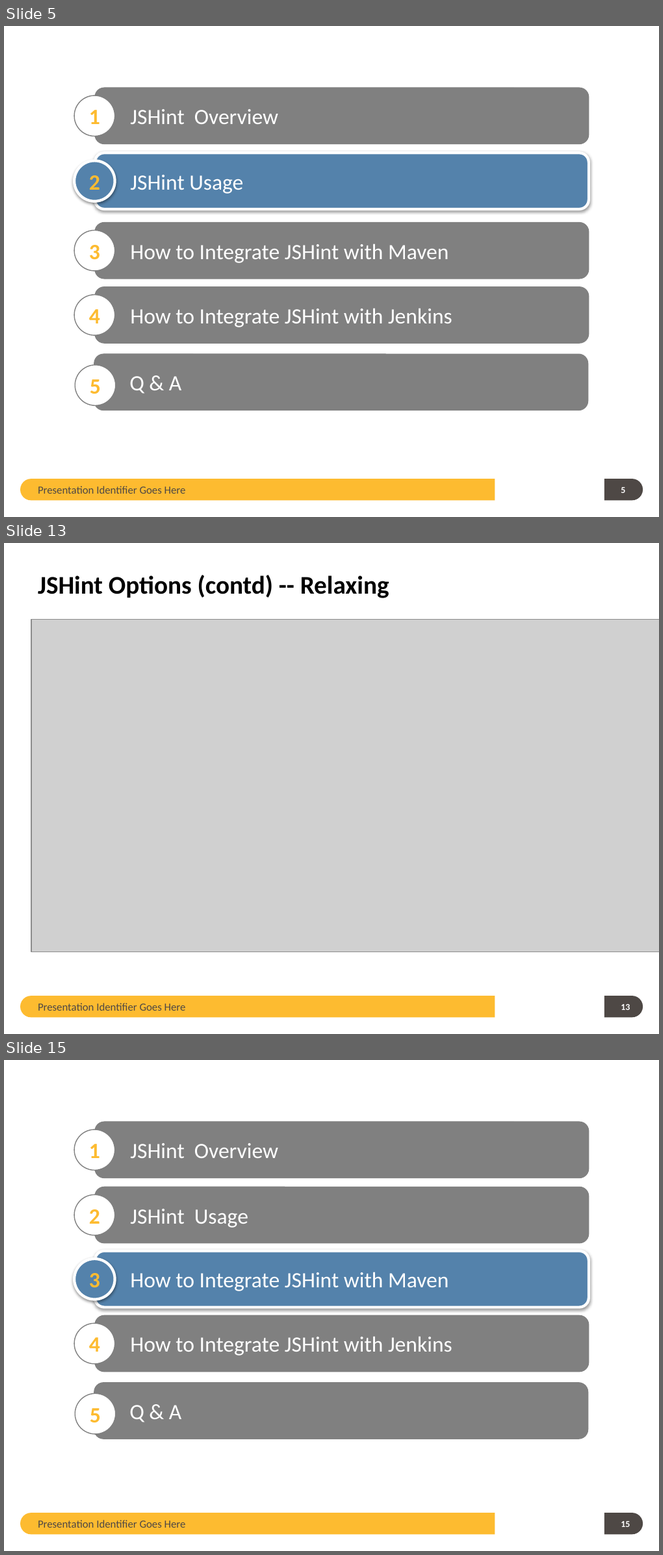
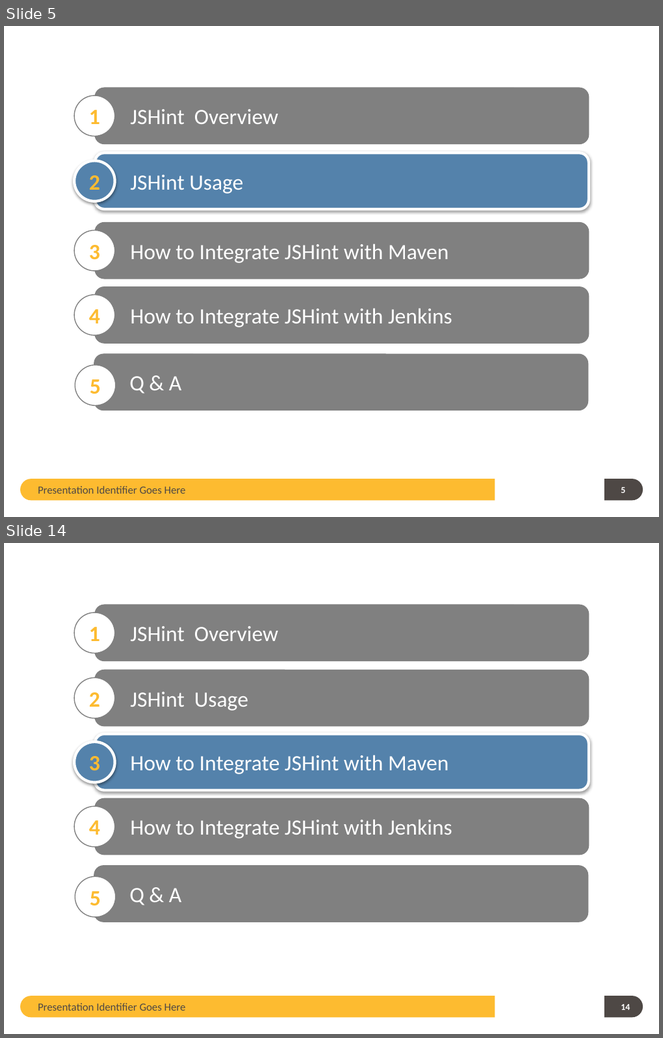
Before and after one commit to guangweiqiao/EIMS, a slide deck: EIMS/doc/JSHint TOI.pptx. Shown one above the other, each under a label of ours: slides 5, 13 and 15 before the commit, slides 5 and 14 after it; the slides between them are not shown. The pictures are 663x1555 and 663x1038 pixels, drawn with LibreOffice and Linux fonts; fonts in the diff are those of the drawing; grey boxes stand for pictures; background and template pictures are left out. Boxes give left, top, right and bottom in pixels: in the first picture for what was removed or moved away, otherwise in the second. Text is boxed around its words. In the diff, an @@ line names an element or a change of style, - is before the commit and + after.

```diff
--- a/EIMS/doc/JSHint TOI.pptx
+++ b/EIMS/doc/JSHint TOI.pptx
@@ slide 13 removed at (x1=4, y1=543, x2=659, y2=1034), background #FFFFFF; not listed: 2 template elements that a slide beside it also shows @@
@@ title removed at (x1=38, y1=575, x2=389, y2=598) @@
-JSHint Options (contd) -- Relaxing
@@ picture removed at (x1=31, y1=620, x2=659, y2=953) @@
@@ text removed at (x1=38, y1=1003, x2=186, y2=1011) @@
-Presentation Identifier Goes Here
@@ page number removed at (x1=621, y1=1005, x2=630, y2=1010) @@
-13
@@ what was slide 15 is now slide 14 @@
@@ page number at (x1=621, y1=1005, x2=630, y2=1010): text changed @@
-15
+14
```
Also in this commit, not shown: 14 slides changed.
